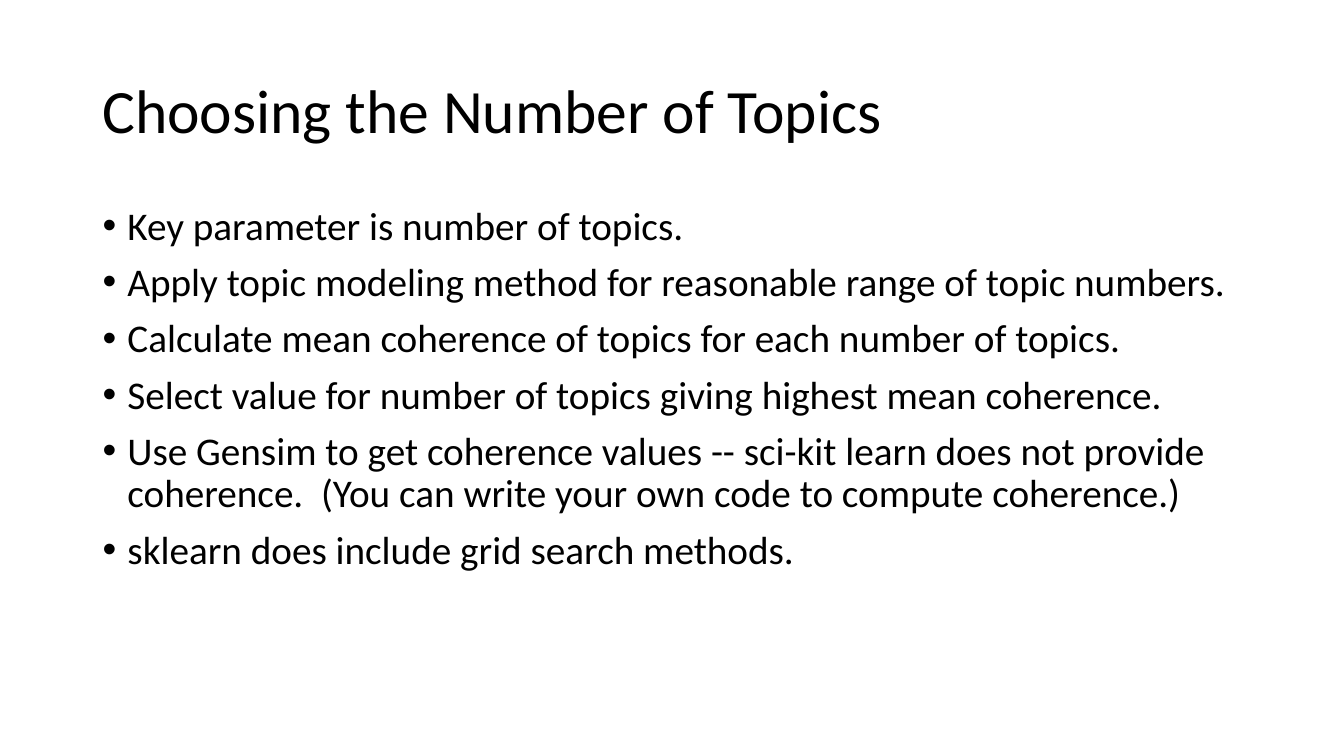
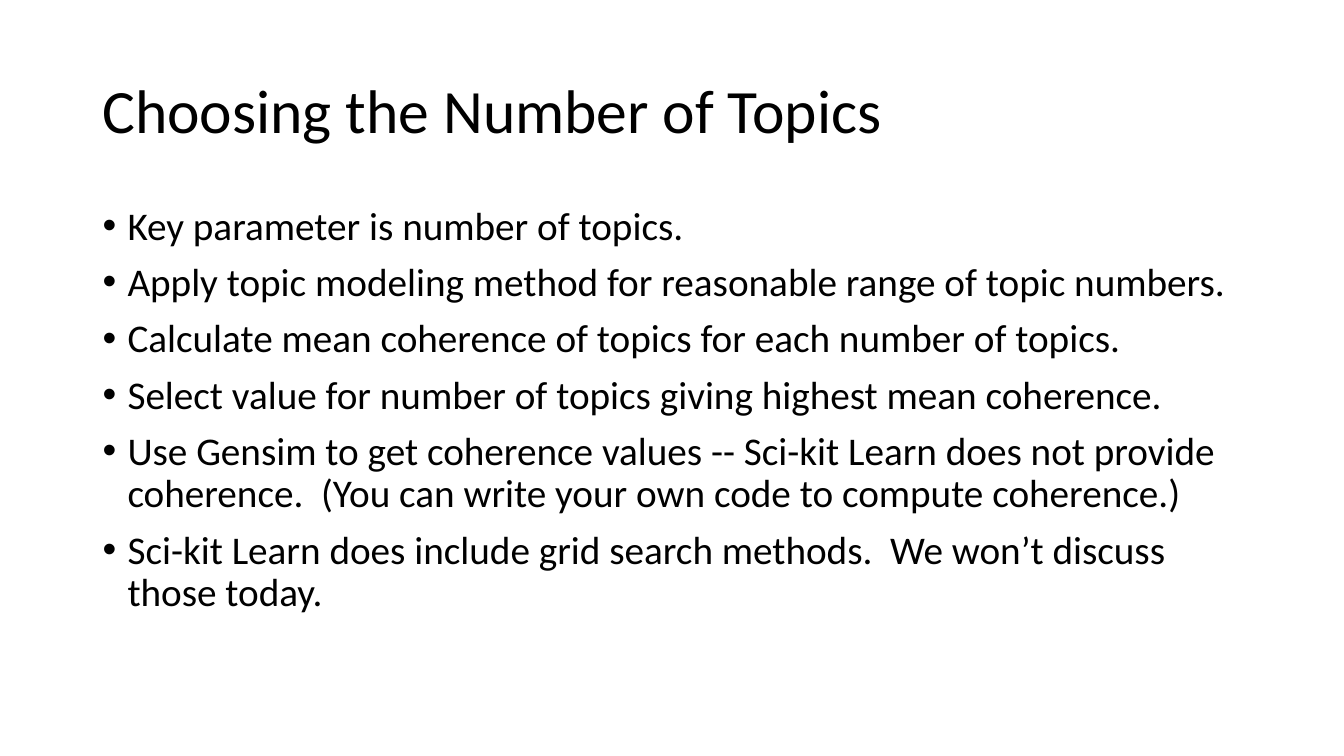
Before and after one commit to nuitrcs/topic-modeling-workshop, a slide deck: slide 27 of topic-model-slides.pptx. Drawn at 1344x756 pixels with LibreOffice and Linux fonts; fonts in the diff are those of the drawing. Boxes give left, top, right and bottom in pixels: in the first picture for what was removed or moved away, otherwise in the second. Text is boxed around its words. In the diff, an @@ line names an element or a change of style, - is before the commit and + after.

Commit message:
Update slides 2019/08/02.

```diff
--- a/topic-model-slides.pptx
+++ b/topic-model-slides.pptx
@@ text at <box>128,437,1215,613</box>: text changed @@
-• Use Gensim to get coherence values -- sci-kit learn does not provide coherence. (You can write your own code to compute coherence.)
-• sklearn does include grid search methods.
+• Use Gensim to get coherence values -- Sci-kit Learn does not provide coherence. (You can write your own code to compute coherence.)
+• Sci-kit Learn does include grid search methods. We won’t discuss those today.
```
Also in this commit, not shown: 7 other slides changed.
